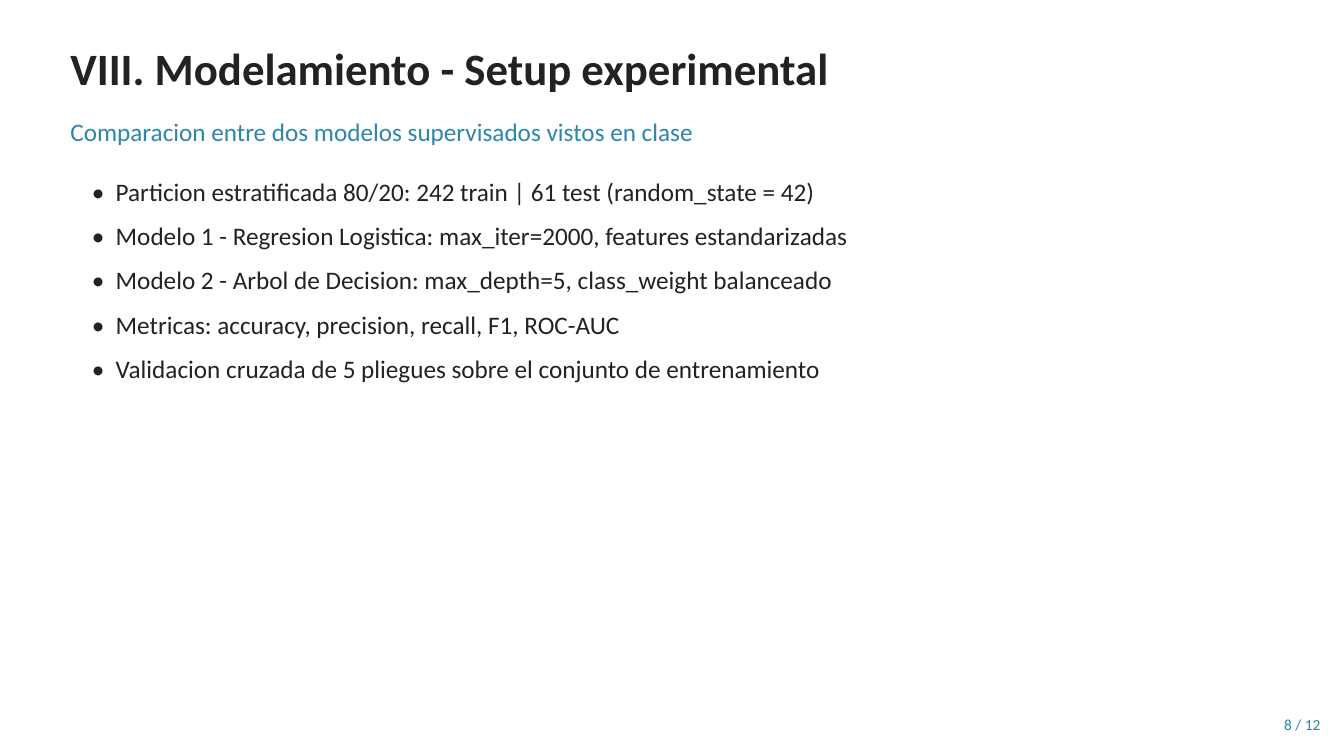
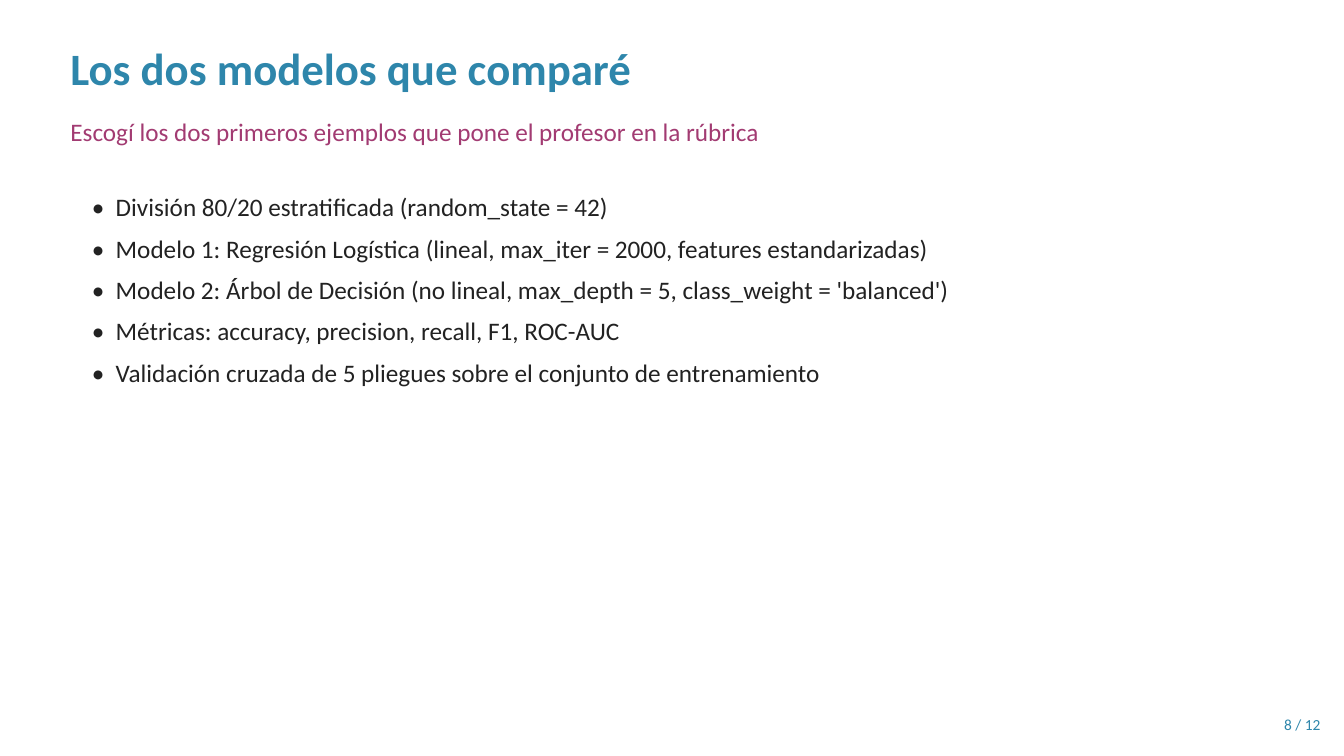
Before and after one commit to JAAM010/seminario-datos-heart-disease, a slide deck: slide 8 of Entregable2/Presentacion_Sustentacion.pptx. Drawn at 1344x756 pixels with LibreOffice and Linux fonts; fonts in the diff are those of the drawing. Boxes give left, top, right and bottom in pixels: in the first picture for what was removed or moved away, otherwise in the second. Text is boxed around its words. In the diff, an @@ line names an element or a change of style, - is before the commit and + after.

```diff
--- a/Entregable2/Presentacion_Sustentacion.pptx
+++ b/Entregable2/Presentacion_Sustentacion.pptx
@@ text at bbox=[70, 53, 631, 92]: text changed; text colour #222222 to #2E86AB @@
-VIII. Modelamiento - Setup experimental
+Los dos modelos que comparé
@@ text at bbox=[70, 123, 758, 146]: text changed; text colour #2E86AB to #A23B72 @@
-Comparacion entre dos modelos supervisados vistos en clase
+Escogí los dos primeros ejemplos que pone el profesor en la rúbrica
@@ text at bbox=[116, 198, 948, 387]: text changed @@
-• Particion estratificada 80/20: 242 train | 61 test (random_state = 42)
-• Modelo 1 - Regresion Logistica: max_iter=2000, features estandarizadas
-• Modelo 2 - Arbol de Decision: max_depth=5, class_weight balanceado
-• Metricas: accuracy, precision, recall, F1, ROC-AUC
-• Validacion cruzada de 5 pliegues sobre el conjunto de entrenamiento
+• División 80/20 estratificada (random_state = 42)
+• Modelo 1: Regresión Logística (lineal, max_iter = 2000, features estandarizadas)
+• Modelo 2: Árbol de Decisión (no lineal, max_depth = 5, class_weight = 'balanced')
+• Métricas: accuracy, precision, recall, F1, ROC-AUC
+• Validación cruzada de 5 pliegues sobre el conjunto de entrenamiento
```
Also in this commit, not shown: 7 other slides changed, 4 slides added, 4 slides removed.
